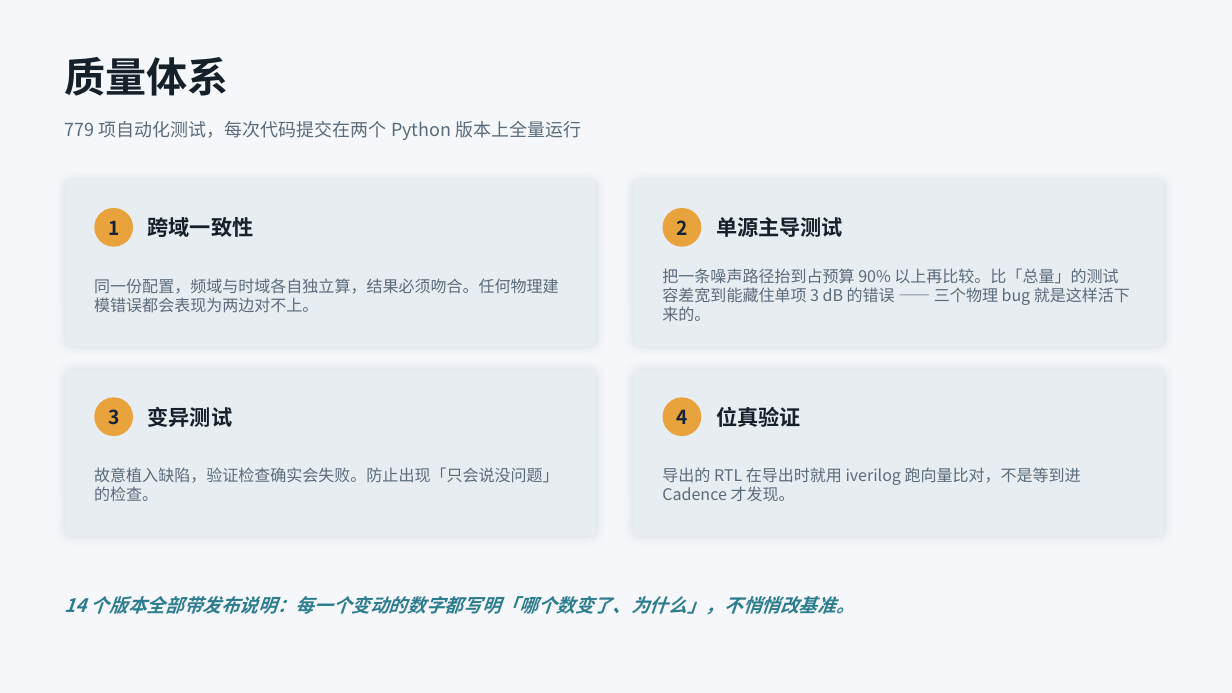
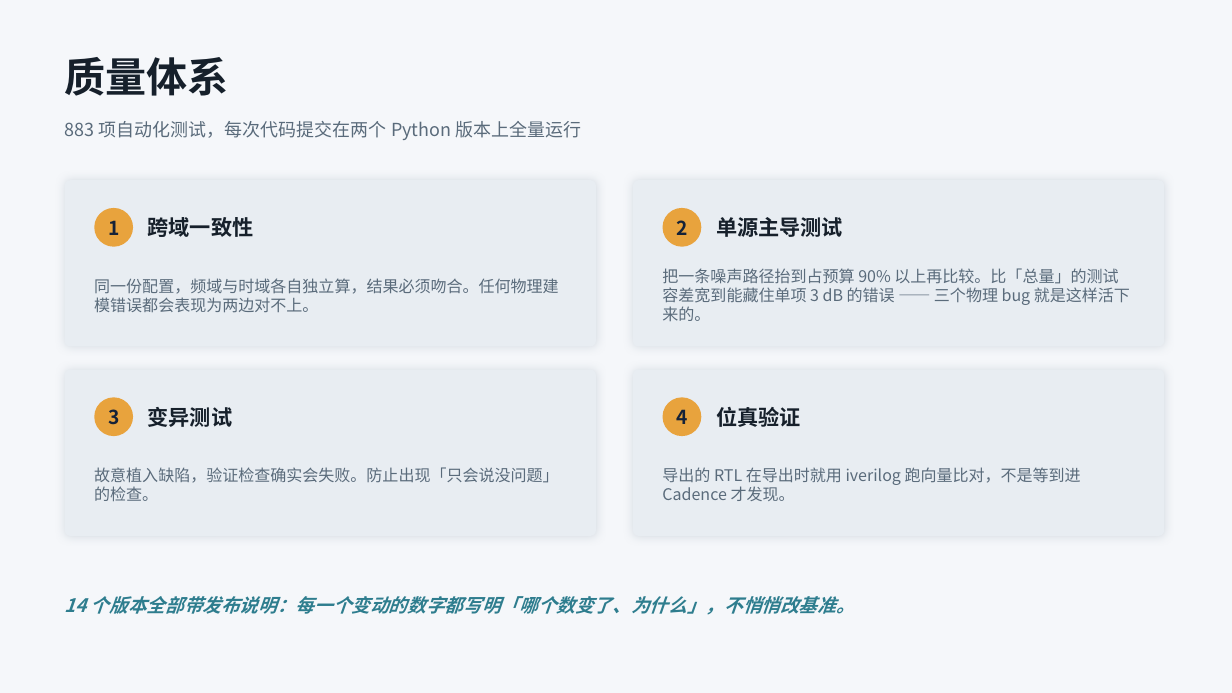
Before and after one commit to alexyudragonsword-collab/pll_simulator, a slide deck: slide 7 of docs/reports/pllsim-项目总结-v0.9.3.pptx. Drawn at 1232x693 pixels with LibreOffice and Linux fonts; fonts in the diff are those of the drawing. Boxes give left, top, right and bottom in pixels: in the first picture for what was removed or moved away, otherwise in the second. Text is boxed around its words. In the diff, an @@ line names an element or a change of style, - is before the commit and + after.

```diff
--- a/docs/reports/pllsim-项目总结-v0.9.3.pptx
+++ b/docs/reports/pllsim-项目总结-v0.9.3.pptx
@@ text at (65,121,581,140): text changed @@
-779 项自动化测试，每次代码提交在两个 Python 版本上全量运行
+883 项自动化测试，每次代码提交在两个 Python 版本上全量运行
```
Also in this commit, not shown: 3 other slides changed, 30 other files.
